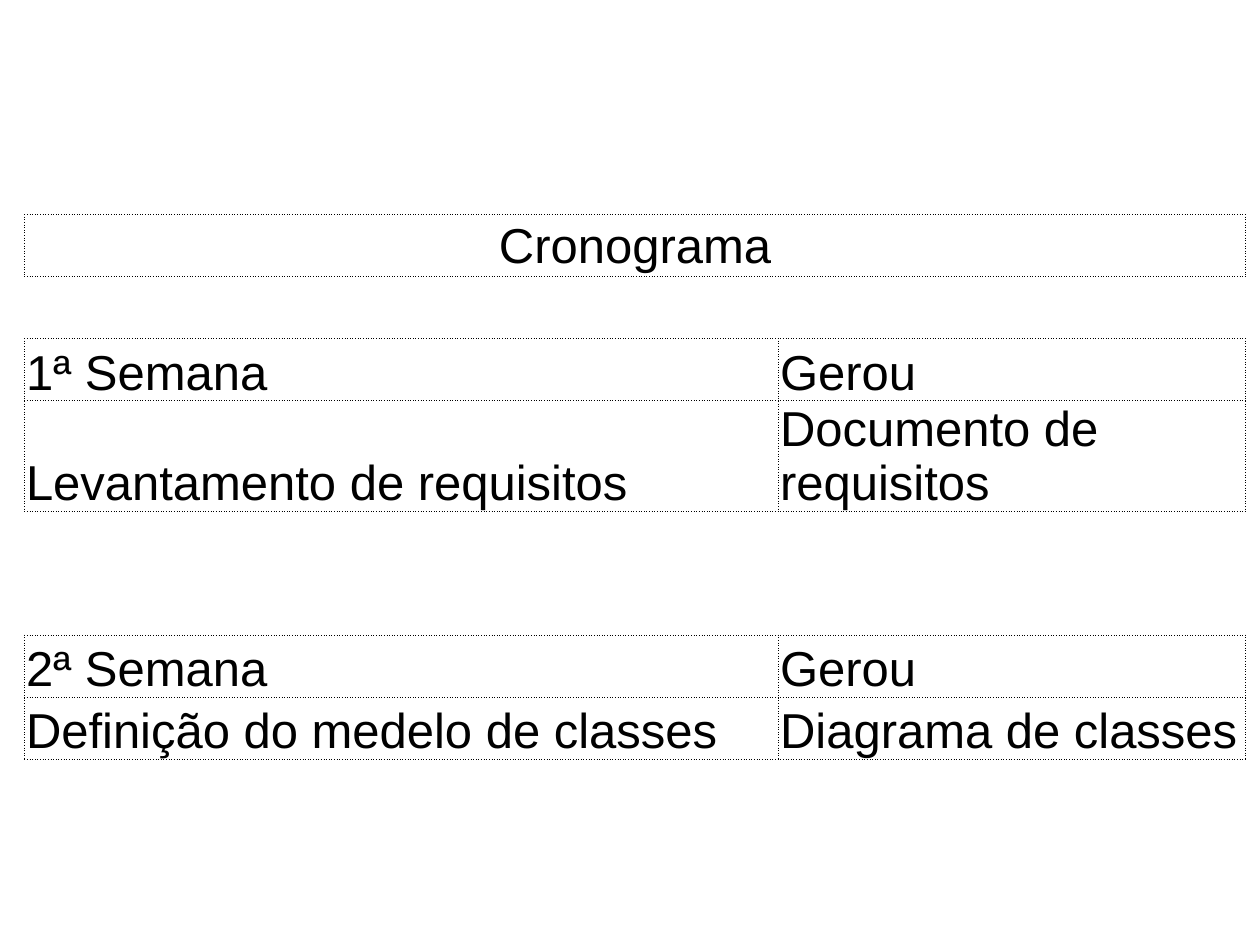
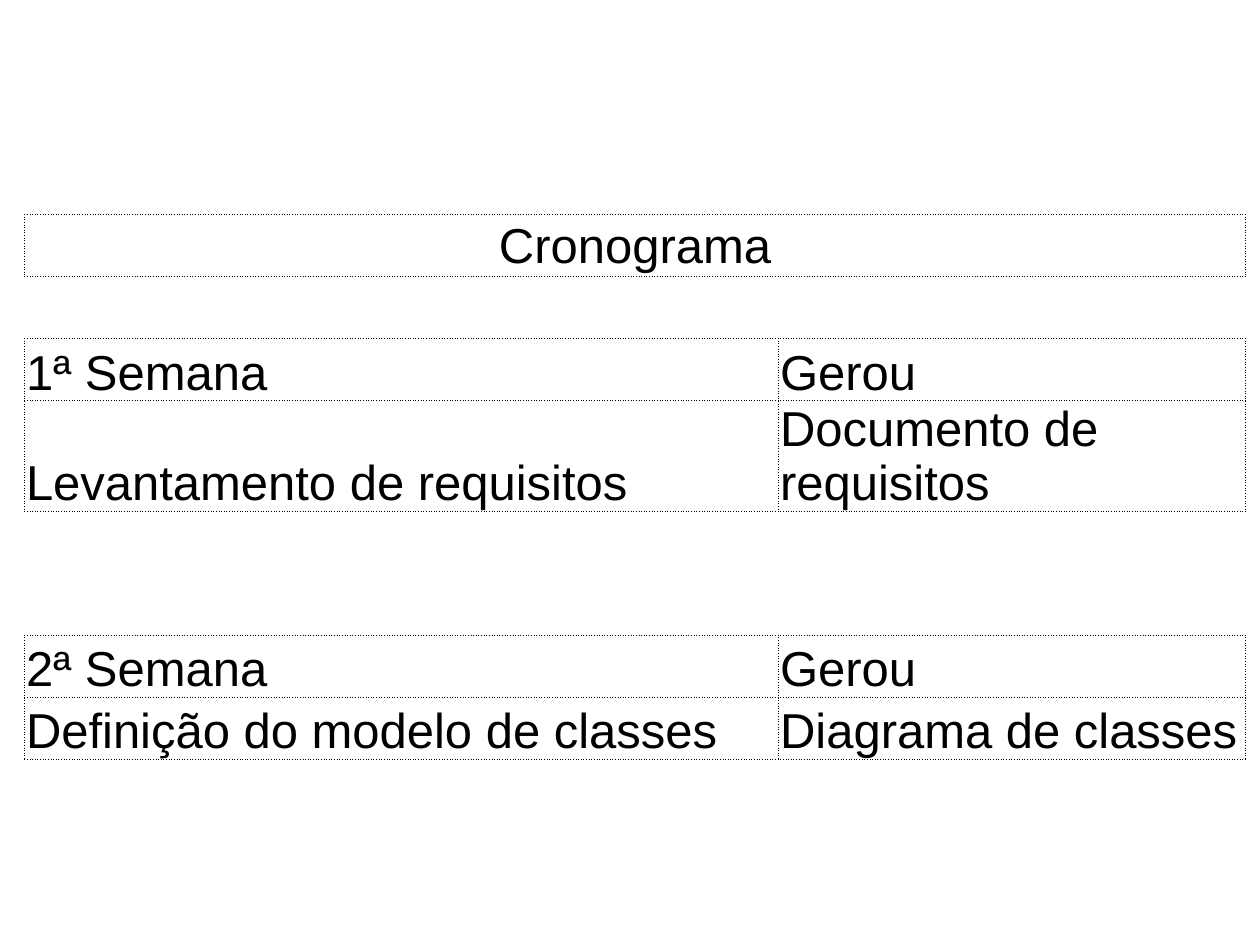
Before and after one commit to GilsonFonseca/TrabEngCompGrupo1, a slide deck: slide 7 of Trab Eng Software/3°Fase do trabalho/Apresentação Etapa 3 - Adaptação JP.pptx (slide 8 before the commit). Drawn at 1260x945 pixels with LibreOffice and Linux fonts; fonts in the diff are those of the drawing; background and template pictures are left out. Boxes give left, top, right and bottom in pixels: in the first picture for what was removed or moved away, otherwise in the second. Text is boxed around its words. In the diff, an @@ line names an element or a change of style, - is before the commit and + after.

```diff
--- a/Trab Eng Software/3°Fase do trabalho/Apresentação Etapa 3 - Adaptação JP.pptx
+++ b/Trab Eng Software/3°Fase do trabalho/Apresentação Etapa 3 - Adaptação JP.pptx
@@ table at bbox=[25, 214, 1245, 767] @@
-row 8, column 1: Definição do medelo de classes
+row 8, column 1: Definição do modelo de classes
```
Also in this commit, not shown: 1 slide removed, 2 other files.
